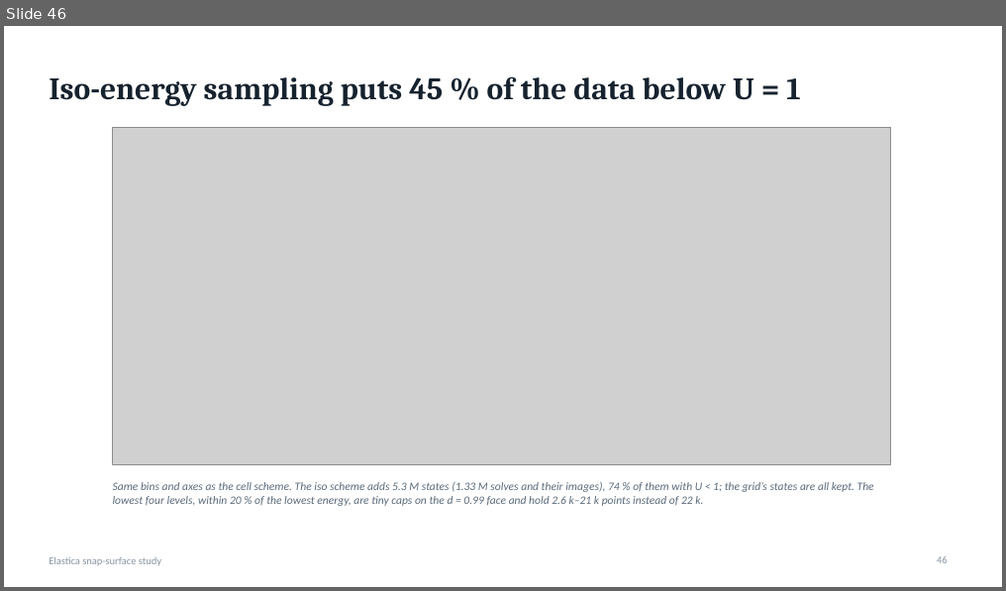
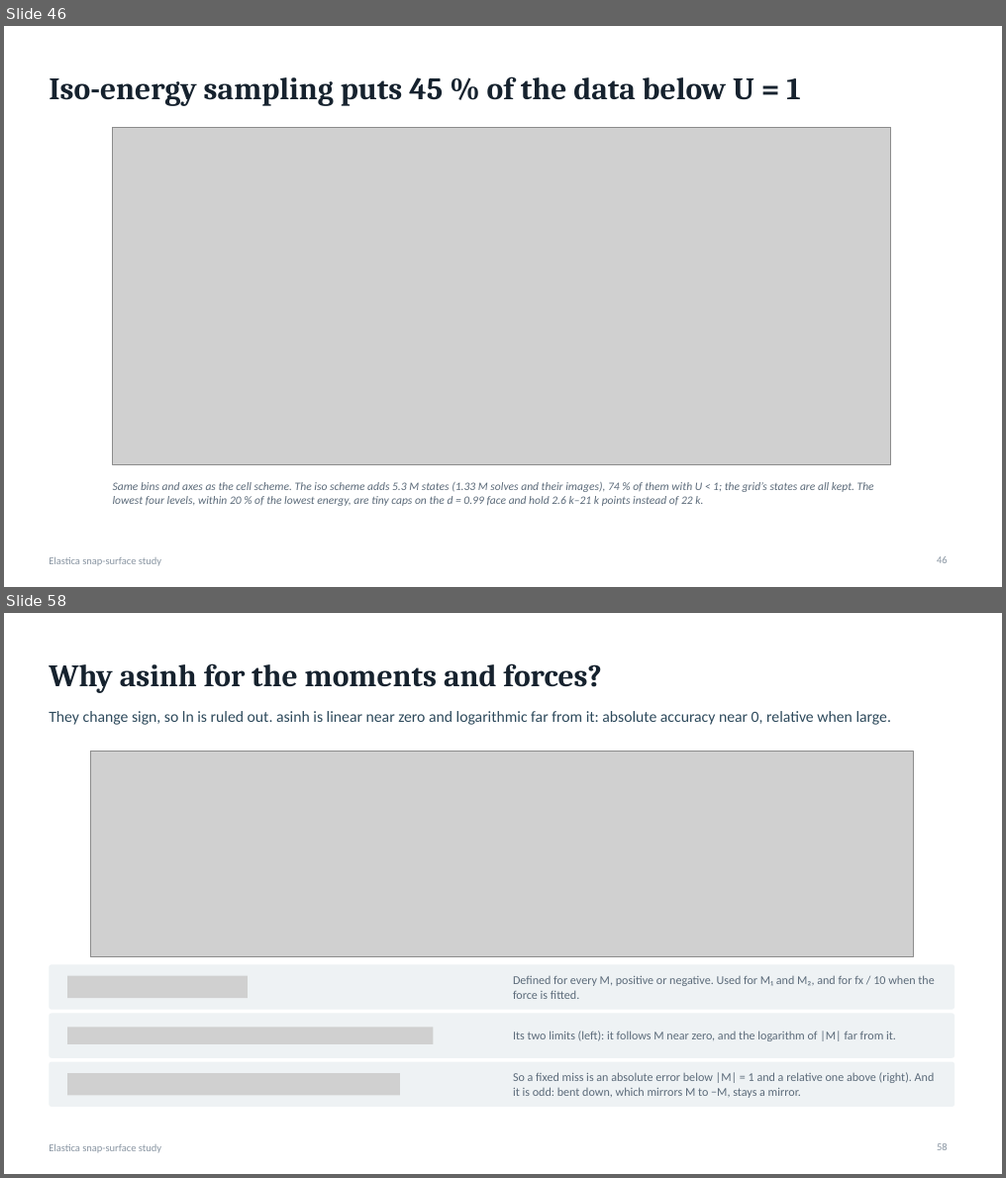
Before and after one commit to grraxx/elastica, a slide deck: presentation/elastica_snap_surface.pptx. Shown one above the other, each under a label of ours: slide 46 before the commit, slides 46 and 58 after it; the slides between them are not shown. The pictures are 1006x591 and 1006x1178 pixels, drawn with LibreOffice and Linux fonts; fonts in the diff are those of the drawing; grey boxes stand for pictures. Boxes give left, top, right and bottom in pixels: in the first picture for what was removed or moved away, otherwise in the second. Text is boxed around its words. In the diff, an @@ line names an element or a change of style, - is before the commit and + after.

```diff
--- a/presentation/elastica_snap_surface.pptx
+++ b/presentation/elastica_snap_surface.pptx
@@ slide 58 added at (x1=4, y1=613, x2=1002, y2=1174), background #FFFFFF; not listed: 1 template element that a slide beside it also shows @@
@@ title added at (x1=49, y1=663, x2=601, y2=693), 30 pt, text #16222E, bold @@
+Why asinh for the moments and forces?
@@ text added at (x1=49, y1=711, x2=891, y2=725), 15 pt, text #2E4A5C @@
+They change sign, so ln is ruled out. asinh is linear near zero and logarithmic far from it: absolute accuracy near 0, relative when large.
@@ picture added at (x1=90, y1=752, x2=914, y2=958) @@
@@ rounded rectangle added at (x1=49, y1=964, x2=954, y2=1010), fill #EEF2F4 @@
@@ picture added at (x1=67, y1=976, x2=248, y2=998) @@
@@ text added at (x1=513, y1=975, x2=934, y2=999), 11.5 pt, text #5C6B7A @@
+Defined for every M, positive or negative. Used for M₁ and M₂, and for fx / 10 when the force is fitted.
@@ rounded rectangle added at (x1=49, y1=1014, x2=954, y2=1059), fill #EEF2F4 @@
@@ picture added at (x1=67, y1=1027, x2=433, y2=1045) @@
@@ text added at (x1=513, y1=1031, x2=896, y2=1042), 11.5 pt, text #5C6B7A @@
+Its two limits (left): it follows M near zero, and the logarithm of |M| far from it.
@@ rounded rectangle added at (x1=49, y1=1062, x2=954, y2=1107), fill #EEF2F4 @@
@@ picture added at (x1=67, y1=1073, x2=400, y2=1096) @@
@@ text added at (x1=513, y1=1072, x2=935, y2=1098), 11.5 pt, text #5C6B7A @@
+So a fixed miss is an absolute error below |M| = 1 and a relative one above (right). And it is odd: bent down, which mirrors M to −M, stays a mirror.
@@ page number added at (x1=937, y1=1144, x2=947, y2=1151), 10 pt, text #8A96A3 @@
+58
```
Also in this commit, not shown: 19 other slides added, 48 other files.
